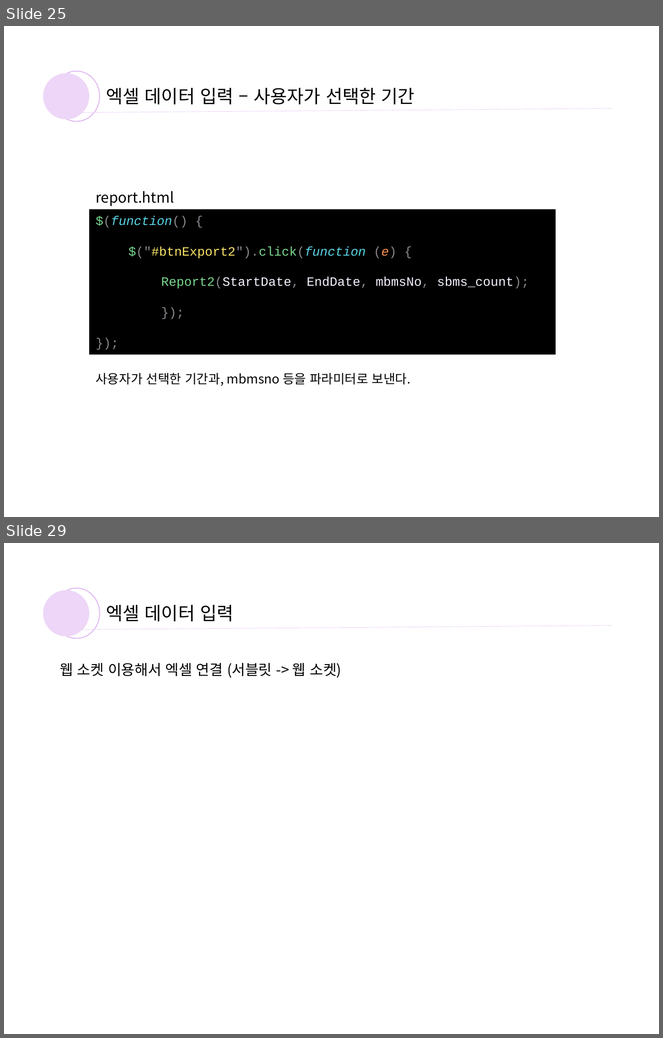
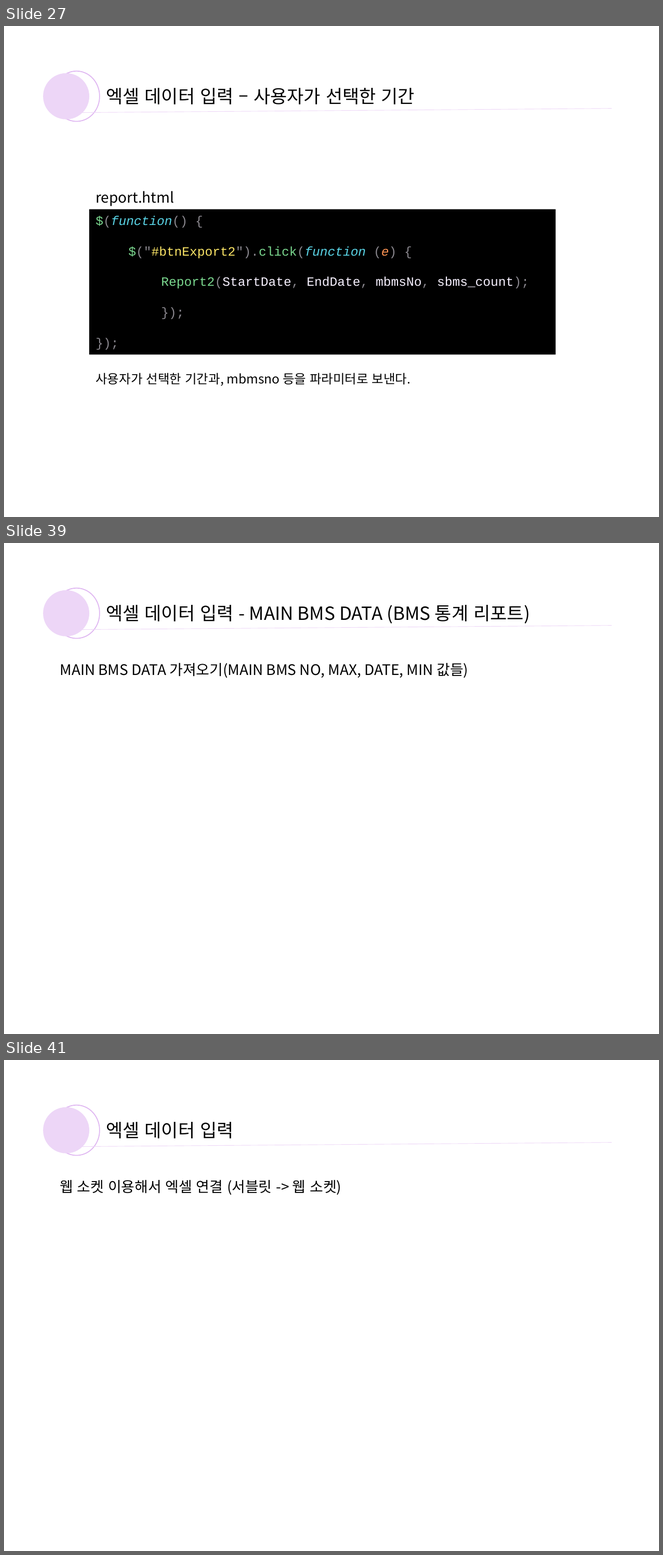
Before and after one commit to yoosooop/INTERN_log, a slide deck: bms 엑셀 파일 생성.pptx. Shown one above the other, each under a label of ours: slides 25 and 29 before the commit, slides 27, 39 and 41 after it; the slides between them are not shown. The pictures are 663x1038 and 663x1555 pixels, drawn with LibreOffice and Linux fonts; fonts in the diff are those of the drawing. Boxes give left, top, right and bottom in pixels: in the first picture for what was removed or moved away, otherwise in the second. Text is boxed around its words. In the diff, an @@ line names an element or a change of style, - is before the commit and + after.

```diff
--- a/bms 엑셀 파일 생성.pptx
+++ b/bms 엑셀 파일 생성.pptx
@@ slide 39 added at (4,543,659,1034), background #FFFFFF @@
@@ ellipse added at (53,588,99,639), outline #D298EC 1 pt @@
@@ ellipse added at (44,590,89,636), fill #EDD6F7 @@
@@ text added at (106,605,530,624), 20 pt, text #000000 @@
+엑셀 데이터 입력 - MAIN BMS DATA (BMS 통계 리포트)
@@ line added from (83, 629) to (612, 626), #EDD6F7 0.5 pt @@
@@ text added at (60,663,468,678), 16 pt, text #000000 @@
+MAIN BMS DATA 가져오기(MAIN BMS NO, MAX, DATE, MIN 값들)
@@ what was slide 25 is now slide 27 @@
@@ what was slide 29 is now slide 41 @@
```
Also in this commit, not shown: 12 slides changed, 11 other slides added.
